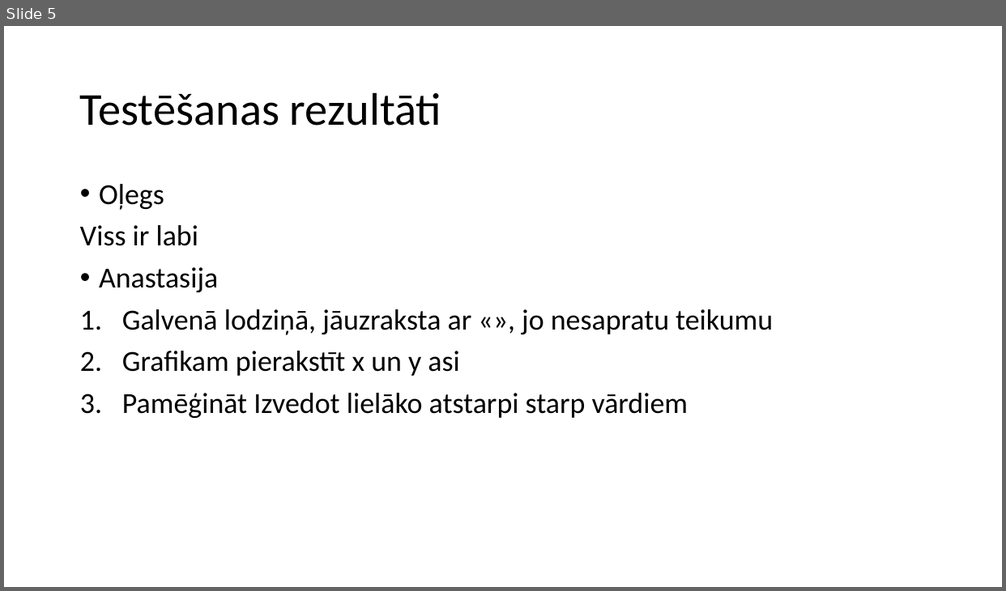
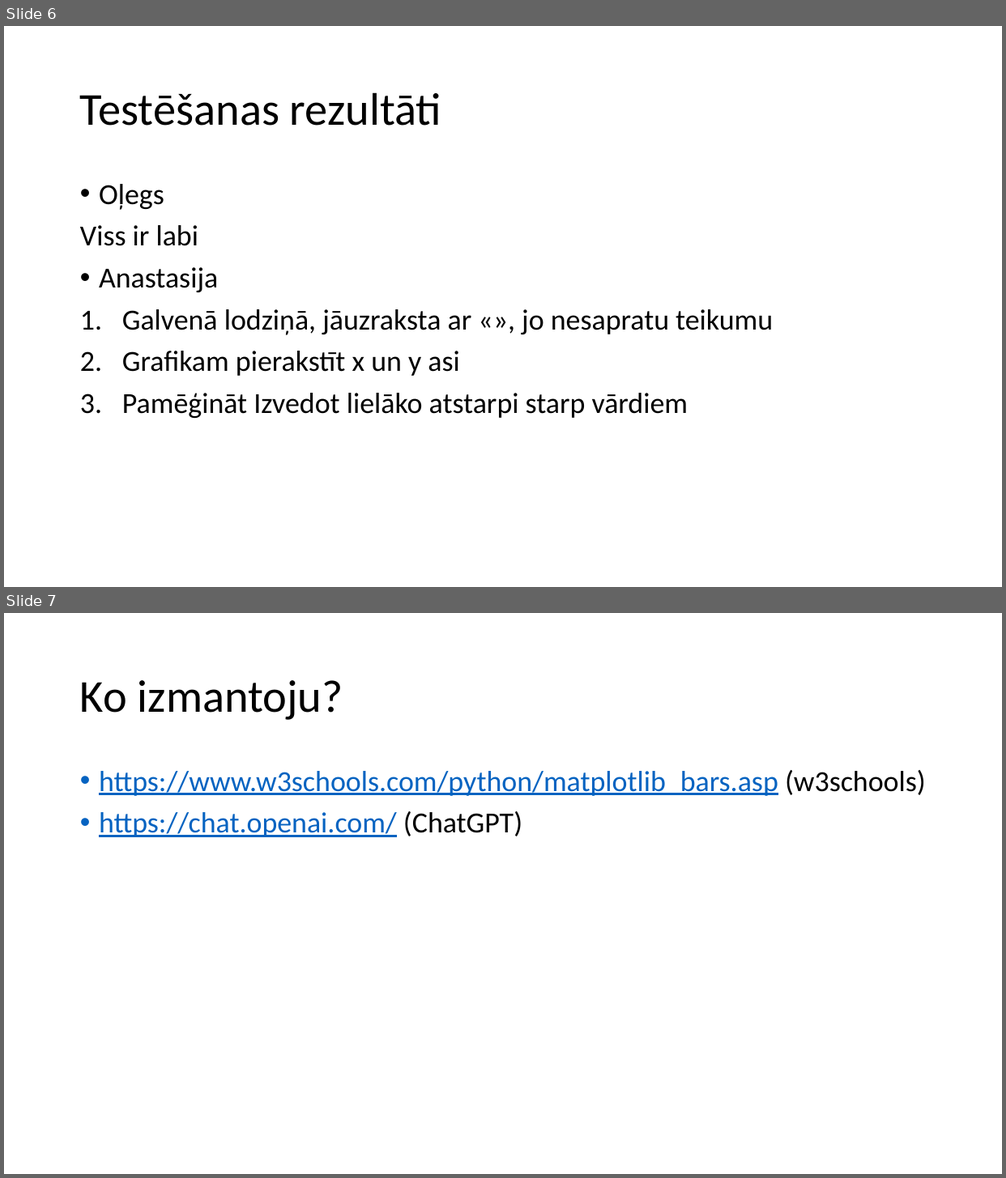
Before and after one commit to Motagne/Prog, a slide deck: OOP.pptx. Shown one above the other, each under a label of ours: slide 5 before the commit, slides 6 and 7 after it. The pictures are 1006x591 and 1006x1178 pixels, drawn with LibreOffice and Linux fonts; fonts in the diff are those of the drawing. Boxes give left, top, right and bottom in pixels: in the first picture for what was removed or moved away, otherwise in the second. Text is boxed around its words. In the diff, an @@ line names an element or a change of style, - is before the commit and + after.

```diff
--- a/OOP.pptx
+++ b/OOP.pptx
@@ slide 7 added at (4,613,1002,1174), background #FFFFFF @@
@@ title added at (80,680,343,720), 44 pt, text #000000 @@
+Ko izmantoju?
@@ text added at (99,770,926,837), 28 pt, text #0563C1, underline @@
+• https://www.w3schools.com/python/matplotlib_bars.asp (w3schools)
+• https://chat.openai.com/ (ChatGPT)
@@ what was slide 5 is now slide 6 @@
```
Also in this commit, not shown: 2 other slides added, 1 slide removed.
